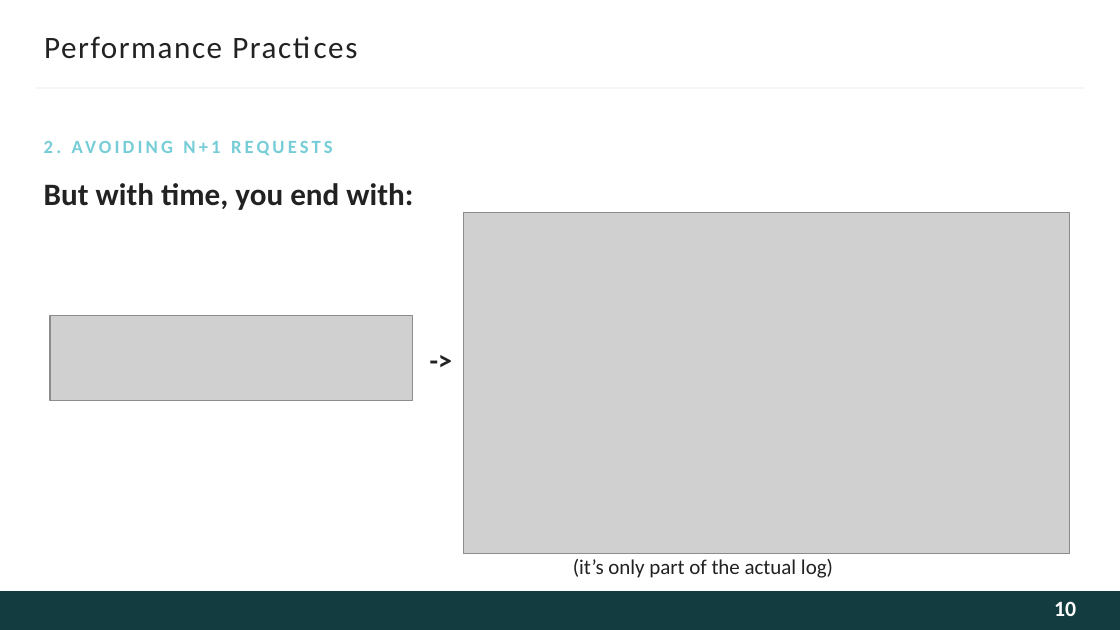
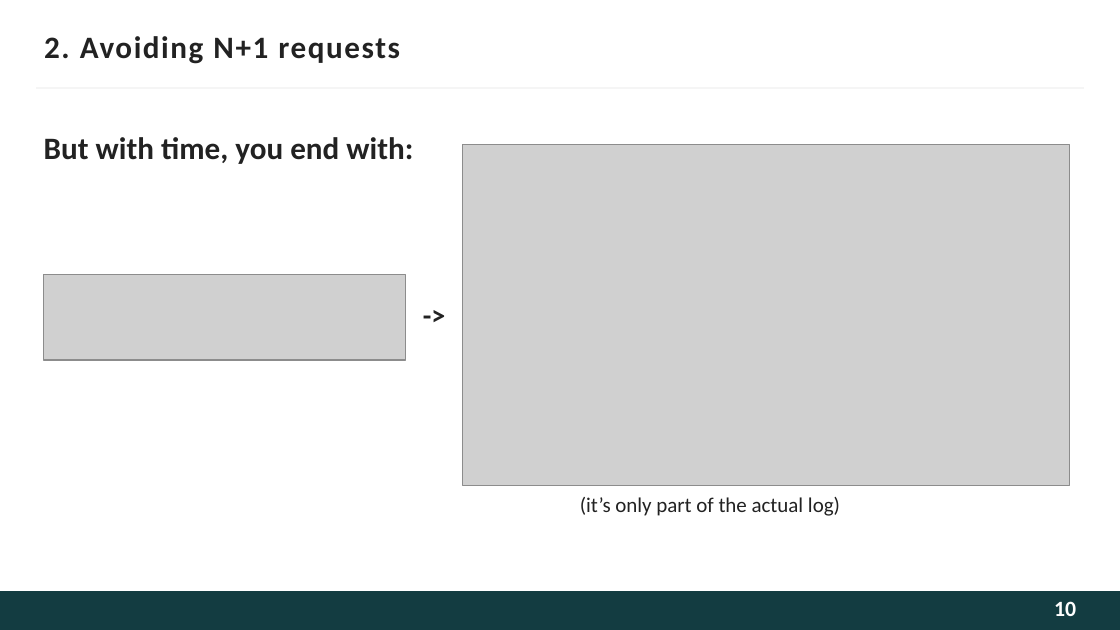
Before and after one commit to BrVer/performance_presentation, a slide deck: slide 10 of Performance_slides.pptx. Drawn at 1120x630 pixels with LibreOffice and Linux fonts; fonts in the diff are those of the drawing; grey boxes stand for pictures; background and template pictures are left out. Boxes give left, top, right and bottom in pixels: in the first picture for what was removed or moved away, otherwise in the second. Text is boxed around its words. In the diff, an @@ line names an element or a change of style, - is before the commit and + after.

```diff
--- a/Performance_slides.pptx
+++ b/Performance_slides.pptx
@@ title at [44, 36, 400, 64]: text changed; bold on @@
-Performance Practices
+2. Avoiding N+1 requests
@@ text "But with time, you end ...": place and size @@
-text "But with time, you end ..." at [44, 183, 413, 210]
+text "But with time, you end ..." at [44, 137, 413, 164]
@@ text removed at [44, 141, 220, 153] @@
-2. AVOIDING N+1 REQUESTS
@@ picture: place and size @@
-picture at [464, 212, 1071, 553]
+picture at [463, 144, 1070, 486]
@@ picture: place and size @@
-picture at [50, 315, 412, 400]
+picture at [44, 274, 405, 360]
@@ text "->": place and size @@
-text "->" at [419, 337, 465, 382]
+text "->" at [412, 292, 458, 337]
@@ text "(it’s only part of the ...": place and size @@
-text "(it’s only part of the ..." at [573, 559, 833, 578]
+text "(it’s only part of the ..." at [580, 497, 840, 516]
```
Also in this commit, not shown: 11 other slides changed, 23 slides added, 1 slide removed, 5 other files.
